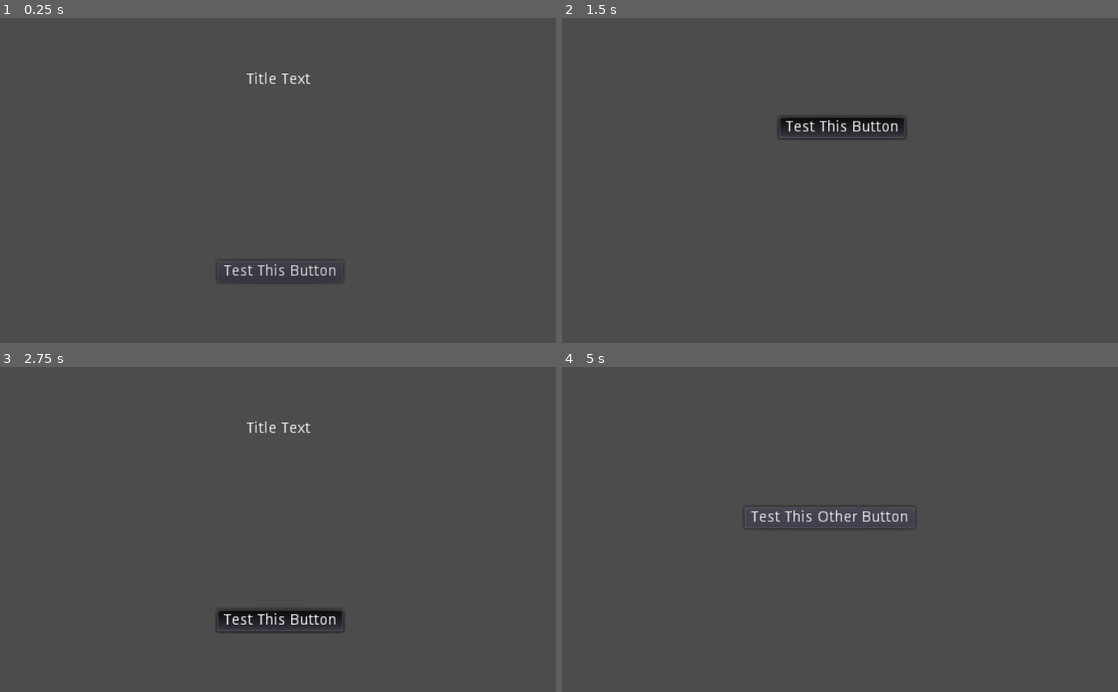
Above: before the commit, frames 1-4 (two rows, left to right).
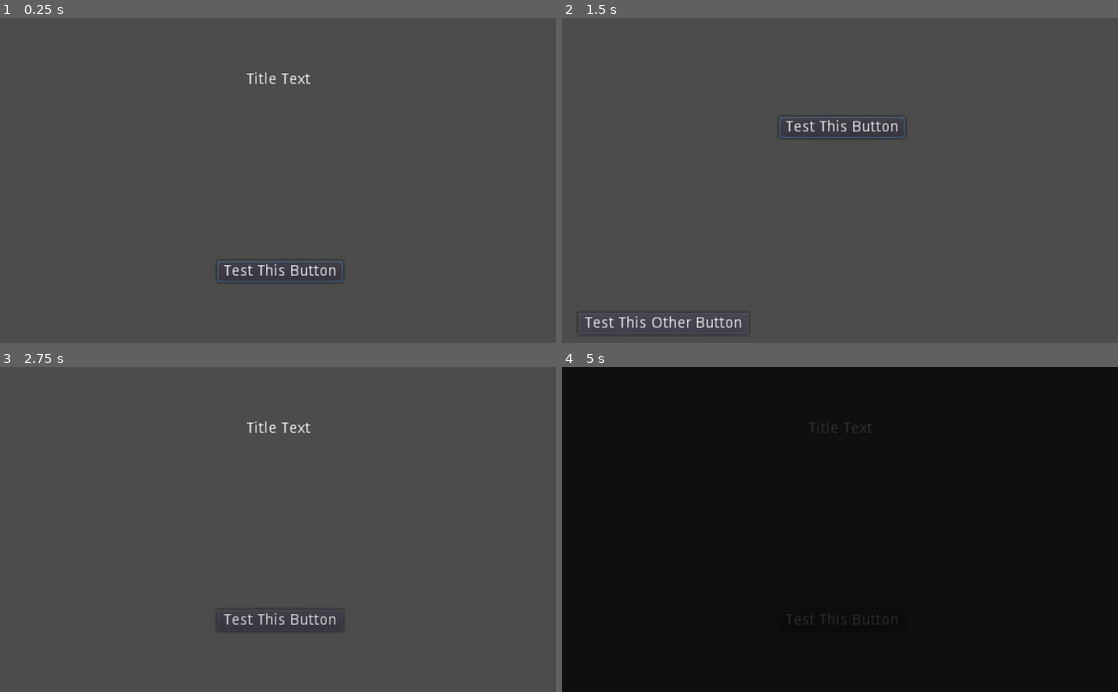
Above: after the commit, the same moments.

Repository: bc5g15/rock-push
Game: Godot game, scene res://Experiments/MenuShift.tscn
The game is run twice, just before and just after one commit, with the same random seed, the same clock (stepped at 60 frames per second) and the same inputs. This scene is started directly instead of the project's main scene.
Inputs:
- Up to frame 1 (0.25 s): no input
- Up to frame 2 (1.5 s): click "Test This Button" at 0.5 s; click "Test This Other Button" at 1.25 s
- Up to frame 3 (2.75 s): tap Enter (ui_accept) at 2, 2.27 s; hold D (right) from 2.03 s (still down)
- Up to frame 4 (5 s): release D (right) at 2.78 s; hold S (down) 2.78-3.53 s; tap Enter (ui_accept) at 3.02, 4.25, 4.52 s; hold D (right) 3.53-4.28 s; hold Up (ui_up) from 4.28 s (still down)

The runs differ from the first frame. In frame 1, 0.1% of the frame differs, in the area x 39-62%, y 74-82%; in frame 2, 1.1%; in frame 3, 0.7%; in frame 4, 100%, in the area x 0-100%, y 0-100%.

Commit message:
Improve button behaviours
- Focus the buttons when switching to a new menu
- Disable buttons on scenes that aren't visible

Diff:
--- a/Experiments/MenuShift.gd
+++ b/Experiments/MenuShift.gd
@@ -7,9 +7,12 @@
 export(int) var heightShift = 312
 
 onready var animation = $AnimationPlayer
+onready var startButton = $Menu1/ScrollUpBtn
+onready var level1 = $Menu2/LevelSelect/VBoxContainer/GridContainer/Button
 
 # Called when the node enters the scene tree for the first time.
 func _ready():
+	startButton.grab_focus()
 	pass # Replace with function body.
 
 
@@ -24,9 +27,14 @@
 
 func _on_ScrollUpBtn_pressed():
 	animation.play("ScrollUp")
+	startButton.disabled = true
+	level1.grab_focus()
+
 	pass # Replace with function body.
 
 
 func _on_ScrollDownBtn_pressed():
 	animation.play("ScrollDown")
+	startButton.disabled = false
+	startButton.grab_focus()
 	pass # Replace with function body.
--- a/Experiments/MenuShift.tscn
+++ b/Experiments/MenuShift.tscn
@@ -1,6 +1,7 @@
-[gd_scene load_steps=6 format=2]
+[gd_scene load_steps=7 format=2]
 
 [ext_resource path="res://Experiments/MenuShift.gd" type="Script" id=1]
+[ext_resource path="res://Prefabs/Menu/LevelSelect.tscn" type="PackedScene" id=2]
 
 [sub_resource type="InputEventAction" id=1]
 action = "ui_left"
@@ -36,8 +37,7 @@
 "values": [ Vector2( 0, 0 ), Vector2( 0, 312 ) ]
 }
 
-[sub_resource type="Animation" id=3]
-resource_name = "ScrollUp"
+[sub_resource type="Animation" id=4]
 length = 0.5
 tracks/0/type = "value"
 tracks/0/path = NodePath("Menu1:rect_position")
@@ -88,7 +88,6 @@
 margin_top = -76.0
 margin_right = 60.0
 margin_bottom = -56.0
-toggle_mode = true
 shortcut = SubResource( 2 )
 text = "Test This Button"
 __meta__ = {
@@ -116,18 +115,20 @@
 "_edit_use_anchors_": false
 }
 
+[node name="LevelSelect" parent="Menu2" instance=ExtResource( 2 )]
+
 [node name="ScrollDownBtn" type="Button" parent="Menu2"]
-margin_left = 168.0
-margin_top = 120.0
-margin_right = 180.0
-margin_bottom = 140.0
+margin_left = 15.4373
+margin_top = 23.5889
+margin_right = 172.437
+margin_bottom = 43.5889
 text = "Test This Other Button"
 __meta__ = {
 "_edit_use_anchors_": false
 }
 
 [node name="AnimationPlayer" type="AnimationPlayer" parent="."]
-anims/ScrollDown = SubResource( 4 )
-anims/ScrollUp = SubResource( 3 )
+anims/ScrollDown = SubResource( 3 )
+anims/ScrollUp = SubResource( 4 )
 [connection signal="pressed" from="Menu1/ScrollUpBtn" to="." method="_on_ScrollUpBtn_pressed"]
 [connection signal="pressed" from="Menu2/ScrollDownBtn" to="." method="_on_ScrollDownBtn_pressed"]
Not shown: 1 places in Experiments/MenuShift.tscn that only renumber resources
